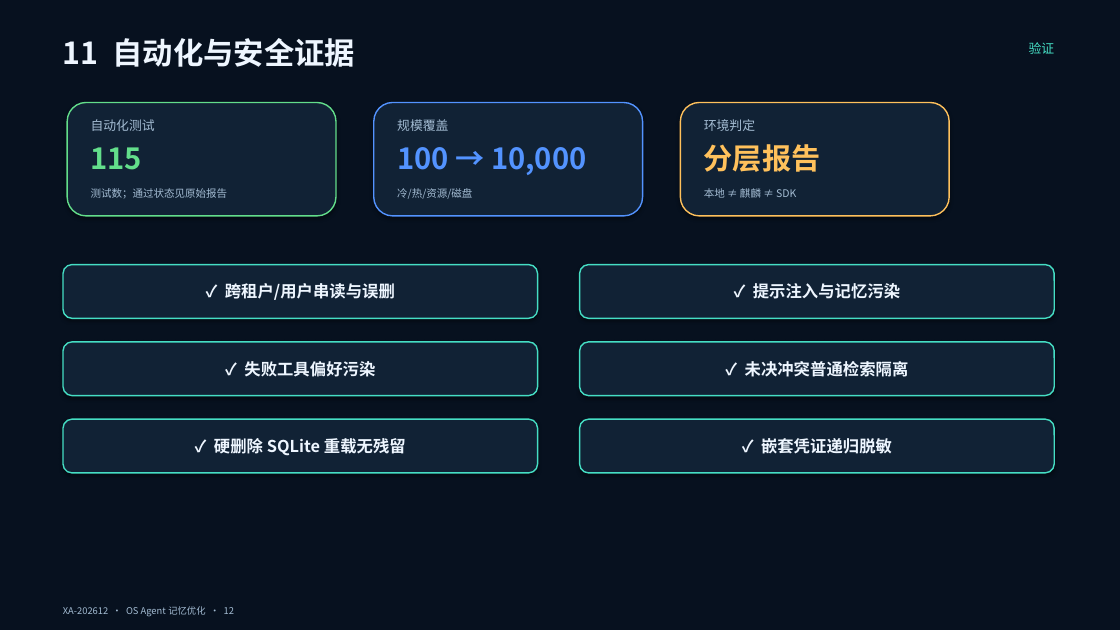
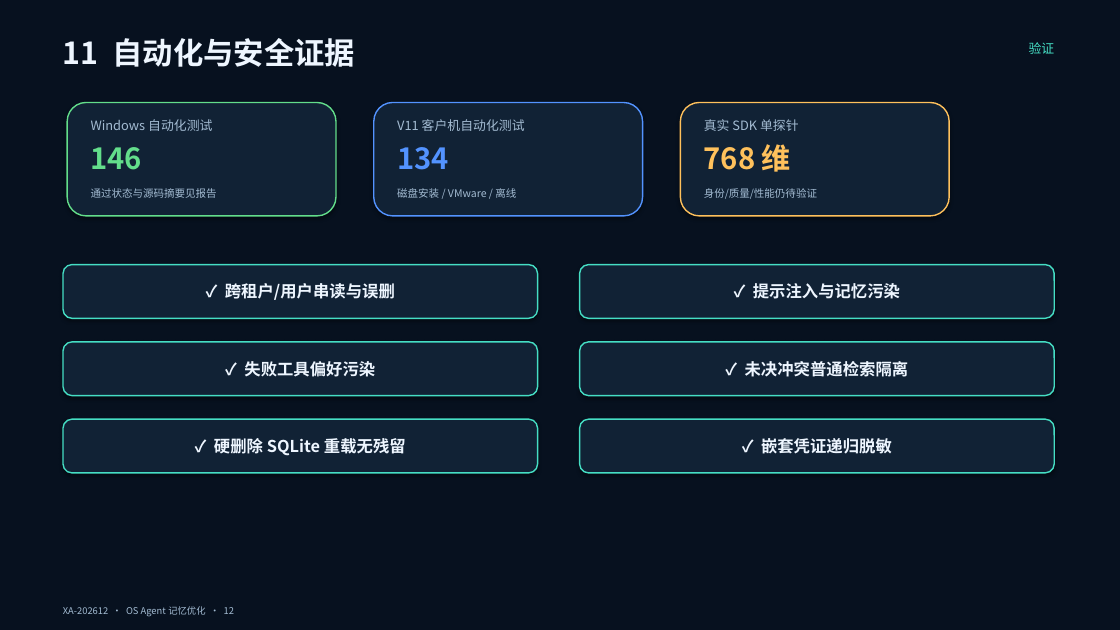
Before and after one commit to chanehwibo/tiaobei, a slide deck: slide 12 of deliverables/ppt/OS_Agent_记忆优化_答辩稿.pptx. Drawn at 1120x630 pixels with LibreOffice and Linux fonts; fonts in the diff are those of the drawing. Boxes give left, top, right and bottom in pixels: in the first picture for what was removed or moved away, otherwise in the second. Text is boxed around its words. In the diff, an @@ line names an element or a change of style, - is before the commit and + after.

```diff
--- a/deliverables/ppt/OS_Agent_记忆优化_答辩稿.pptx
+++ b/deliverables/ppt/OS_Agent_记忆优化_答辩稿.pptx
@@ text at [91,119,212,131]: text changed @@
-自动化测试
+Windows 自动化测试
@@ text at [397,119,525,131]: text changed @@
-规模覆盖
+V11 客户机自动化测试
@@ text at [704,119,799,131]: text changed @@
-环境判定
+真实 SDK 单探针
@@ text at [91,147,143,170]: text changed @@
-115
+146
@@ text at [397,147,449,170]: text changed @@
-100 → 10,000
+134
@@ text at [704,144,791,172]: text changed @@
-分层报告
+768 维
@@ text at [91,188,217,198]: text changed @@
-测试数；通过状态见原始报告
+通过状态与源码摘要见报告
@@ text at [397,188,516,198]: text changed @@
-冷/热/资源/磁盘
+磁盘安装 / VMware / 离线
@@ text at [704,188,817,199]: text changed @@
-本地 ≠ 麒麟 ≠ SDK
+身份/质量/性能仍待验证
```
Also in this commit, not shown: 6 other slides changed, 32 other files.
